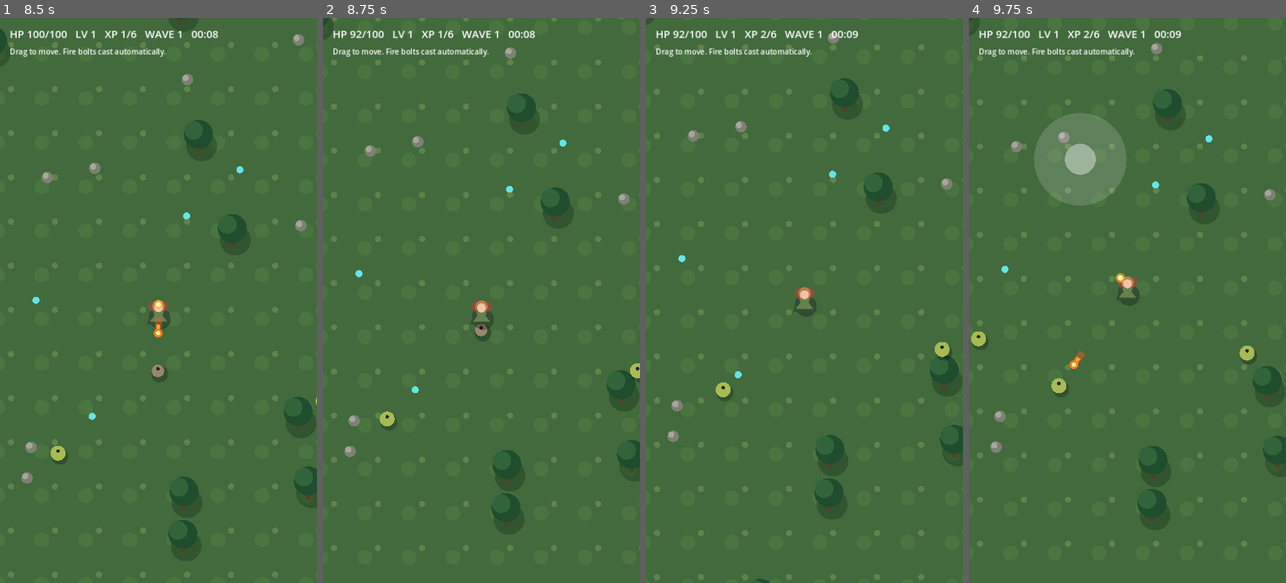
Above: before the commit, frames 1-4 (left to right).
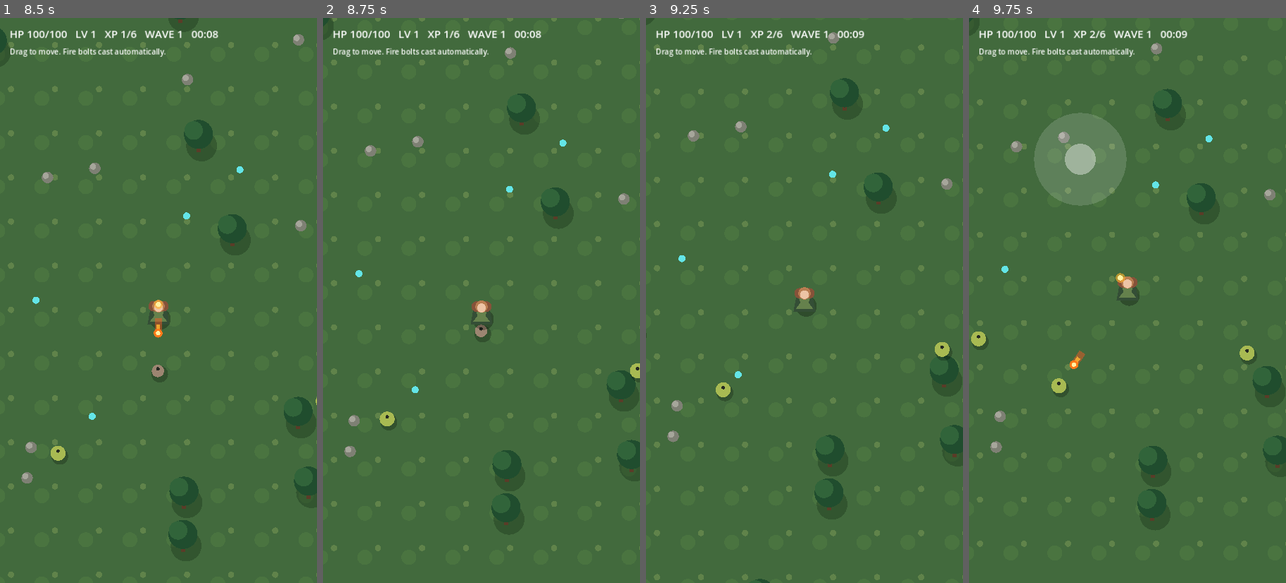
Above: after the commit, the same moments.

Repository: cosmerearchives-creator/dnd-adventurers
Game: Godot game, scene res://scenes/wilderness.tscn
Two runs of this game, one before a commit and one after it. Both use one fixed random seed, a clock stepped at 60 frames per second and the inputs below.
Inputs (mouse positions are in pixels of both pictures, inside the frame that each line leads up to):
- Up to frame 1 (8.5 s): move the mouse to (142, 413) at 0.52 s; hold Up (ui_up) 0.53-1.25 s; click (142, 413) at 0.67 s; drag from (253, 385) to (142, 413) at 1.27 s; move the mouse to (63, 215) at 2.02 s; hold Left (ui_left) 2.03-2.75 s; drag from (174, 300) to (63, 215) at 2.77 s; move the mouse to (110, 159) at 3.52 s; hold Down (ui_down) 3.53-4.25 s; drag from (228, 272) to (110, 159) at 4.27 s; move the mouse to (95, 328) at 5.02 s; hold Up (ui_up) 5.03-5.75 s; click (95, 328) at 5.17 s; drag from (190, 176) to (95, 328) at 5.77 s; move the mouse to (142, 413) at 6.52 s; hold Right (ui_right) 6.53-7.25 s; drag from (253, 385) to (142, 413) at 7.27 s; move the mouse to (63, 215) at 8.02 s; hold Down (ui_down) from 8.03 s (still down)
- Up to frame 2 (8.75 s): keep holding Down (ui_down)
- Up to frame 3 (9.25 s): release Down (ui_down) at 8.75 s; drag from (820, 300) to (709, 215) at 8.77 s
- Up to frame 4 (9.75 s): move the mouse to (1079, 159) at 9.52 s; hold Up (ui_up) from 9.53 s (still down); click (1079, 159) at 9.67 s

Frame 1 is identical in both runs. In frame 2, 0.5% of the frame differs, in the area x 8-69%, y 2-58%; in frame 3, 0.5%; in frame 4, 0.5%.

Commit message:
Implement telegraphed enemy strikes, recovery, hit reactions and death sprites

Diff:
--- a/game/scripts/wilderness.gd
+++ b/game/scripts/wilderness.gd
@@ -37,6 +37,7 @@
 var upgrade_list: VBoxContainer
 const UPGRADES := ["attack_speed", "move_speed", "dodge", "multishot", "split", "hitbox", "explosion"]
 var enemies: Array[Dictionary] = []
+var corpses: Array[Dictionary] = []
 var pickups: Array[Vector2] = []
 var firebolts: Array[Dictionary] = []
 var facing := Vector2.RIGHT
@@ -110,8 +111,12 @@
 func _load_enemy_frames() -> void:
     for kind in ["wolf", "goblin", "skeleton"]:
         for direction in range(8):
-            for frame in range(4):
+            for frame in range(12):
                 var key := "%s_%d_%d" % [kind, direction, frame]
+                if frame >= 4:
+                    var action := "attack" if frame < 8 else ("hit" if frame == 8 else "death")
+                    var index := frame - (4 if frame < 8 else (8 if frame == 8 else 9))
+                    key = "%s_%s_%d_%d" % [kind, action, direction, index]
                 var path := "res://assets/enemies/%s.png" % key
                 if ResourceLoader.exists(path):
                     enemy_frames[key] = load(path)
@@ -123,6 +128,16 @@
     var direction := int(round(fposmod(direction_vector.angle() - PI / 2.0, TAU) / (TAU / 8.0))) % 8
     var frame := int(float(enemy.get("walk_clock", 0.0)) * (9.0 if kind == "wolf" else 6.0)) % 4
     var key := "%s_%d_%d" % [kind, direction, frame]
+    if enemy.get("dead", false):
+        direction = int(enemy["death_direction"])
+        key = "%s_death_%d_%d" % [kind, direction, mini(2, int(float(enemy["age"]) * 8.0))]
+    elif float(enemy.get("attack_age", -1.0)) >= 0.0:
+        direction = int(enemy["attack_direction"])
+        var age := float(enemy["attack_age"])
+        frame = 0 if age < 0.35 else (1 if age < 0.48 else (2 if age < 0.65 else 3))
+        key = "%s_attack_%d_%d" % [kind, direction, frame]
+    elif float(enemy.get("hurt", 0.0)) > 0.0:
+        key = "%s_hit_%d_0" % [kind, direction]
     if not enemy_frames.has(key):
         return false
     var texture: Texture2D = enemy_frames[key]
@@ -349,26 +364,37 @@
     enemies.append({"pos": pos, "kind": kind, "hp": stats["hp"], "attack": 0.0, "walk_clock": rng.randf_range(0.0, 1.0)})
 
 func _update_enemies(delta: float) -> void:
+    for i in range(corpses.size() - 1, -1, -1):
+        corpses[i]["age"] = float(corpses[i]["age"]) + delta
+        if float(corpses[i]["age"]) > 0.85:
+            corpses.remove_at(i)
     for enemy in enemies:
         var kind: String = enemy["kind"]
         var stats: Dictionary = ENEMY_TYPES[kind]
         var offset: Vector2 = player_pos - enemy["pos"]
         var distance := offset.length()
-        if distance > 35.0:
-            enemy["pos"] += offset.normalized() * float(stats["speed"]) * delta
+        enemy["hurt"] = maxf(0.0, float(enemy.get("hurt", 0.0)) - delta)
+        var age := float(enemy.get("attack_age", -1.0))
+        if age >= 0.0:
+            var next_age := age + delta
+            if age < 0.35 and next_age >= 0.35:
+                var aim: Vector2 = enemy["attack_aim"]
+                if distance <= 52.0 and offset.normalized().dot(aim) >= 0.5 and rng.randf() >= dodge_chance:
+                    player_hp = maxf(0.0, player_hp - float(stats["damage"]))
+                    hit_timer = 0.2
+                    if player_hp <= 0.0:
+                        game_over = true
+                        _show_result()
+                        return
+            enemy["attack_age"] = -1.0 if next_age >= 1.0 else next_age
+            continue
+        if distance > 40.0:
+            enemy["pos"] += offset.normalized() * minf(distance - 40.0, float(stats["speed"]) * delta)
             enemy["walk_clock"] = float(enemy["walk_clock"]) + delta
-        enemy["attack"] = float(enemy["attack"]) - delta
-        if distance < 43.0 and float(enemy["attack"]) <= 0.0:
-            if rng.randf() < dodge_chance:
-                enemy["attack"] = 1.0
-                continue
-            player_hp -= float(stats["damage"])
-            enemy["attack"] = 1.0
-            hit_timer = 0.2
-            if player_hp <= 0.0:
-                player_hp = 0.0
-                game_over = true
-                _show_result()
+        else:
+            enemy["attack_age"] = 0.0
+            enemy["attack_aim"] = offset.normalized() if distance > 0.01 else Vector2.DOWN
+            enemy["attack_direction"] = int(round(fposmod(offset.angle() - PI / 2.0, TAU) / (TAU / 8.0))) % 8
 
 func _auto_attack() -> void:
     if attack_timer > 0.0:
@@ -417,7 +443,14 @@
     if not enemies.has(target):
         return
     target["hp"] = float(target["hp"]) - damage
+    target["hurt"] = 0.15
     if float(target["hp"]) <= 0.0:
+        var corpse := target.duplicate()
+        corpse["dead"] = true
+        corpse["age"] = 0.0
+        var offset: Vector2 = player_pos - target["pos"]
+        corpse["death_direction"] = int(round(fposmod(offset.angle() - PI / 2.0, TAU) / (TAU / 8.0))) % 8
+        corpses.append(corpse)
         pickups.append(target["pos"])
         enemies.erase(target)
 
@@ -428,6 +461,8 @@
         var radius := 65.0 + 25.0 * float(explosion_level)
         explosions.append({"pos": point, "radius": radius, "age": 0.0, "duration": 0.38})
         for enemy in enemies.duplicate():
+            if bolt.has("excluded_enemy") and enemy == bolt["excluded_enemy"]:
+                continue
             if point.distance_to(enemy["pos"]) <= radius:
                 _damage_enemy(enemy, player_damage * 0.65)
     # Every primary bolt produces its splits, even if there are no other targets.
@@ -528,6 +563,8 @@
     for pickup in pickups:
         if area.has_point(pickup):
             draw_circle(pickup, 8.0, Color("#63e5e7"))
+    for corpse in corpses:
+        _draw_enemy_sprite(corpse)
     for enemy in enemies:
         var pos: Vector2 = enemy["pos"]
         if not area.has_point(pos):
